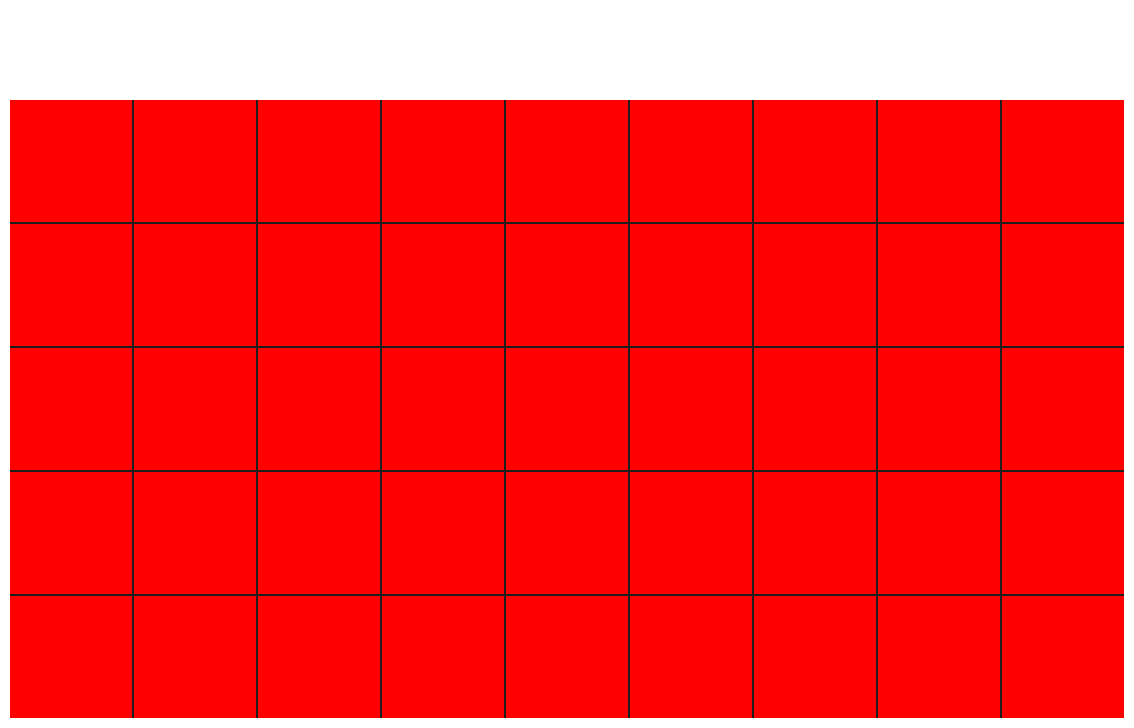
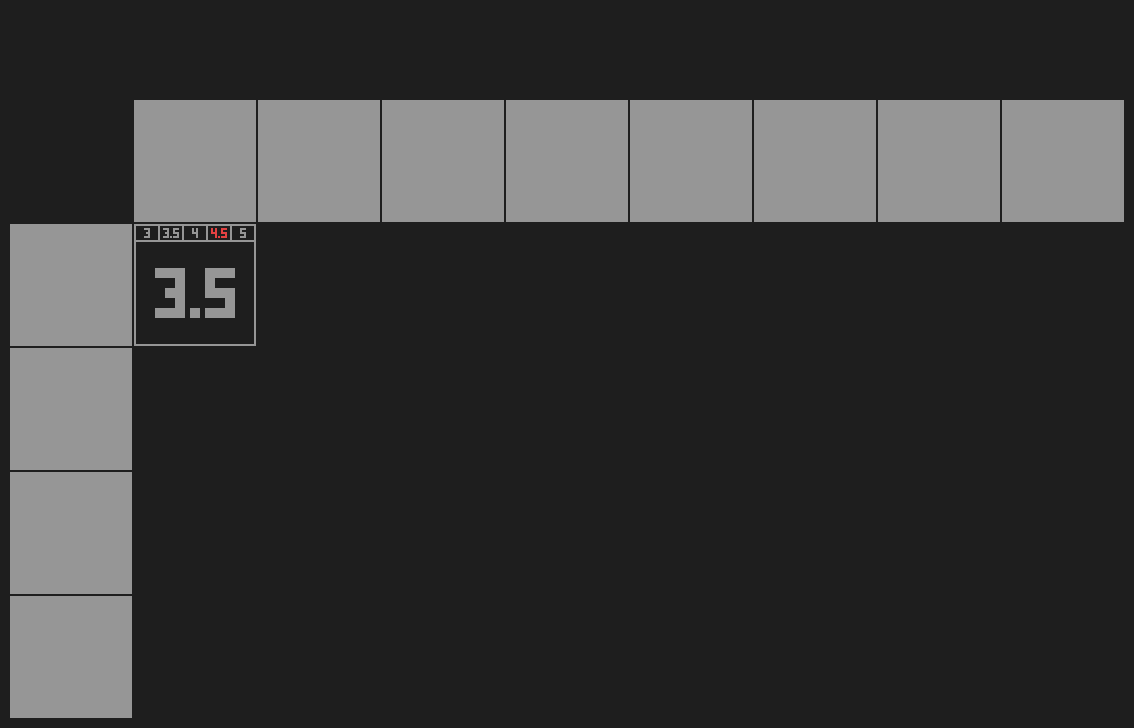
Two versions of the same layered image (w=1134, h=728). Layer-by-layer changes:
added layer "4. kopia" above "4 #1" over [134, 224, 256, 346]
added layer "text" above "4" over [10, 100, 1124, 718]
hid "4" over [10, 100, 1124, 718]
hid "border" over [0, 0, 1134, 728]
